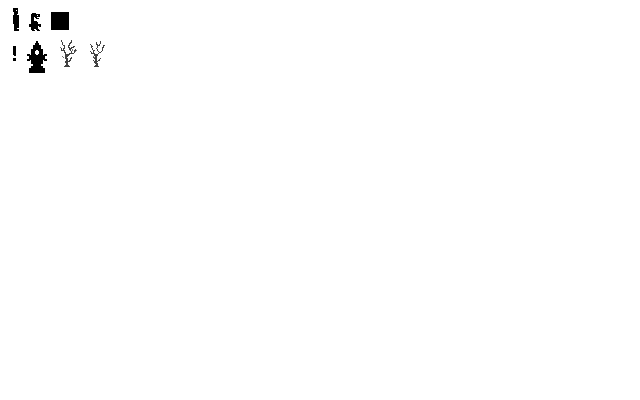
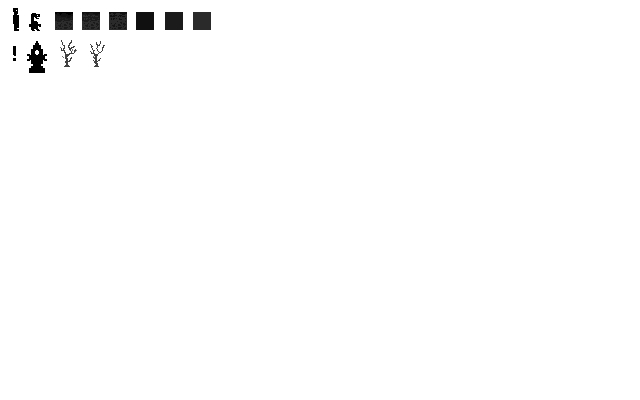
Revision of a layered 640×400 image; what changed, layer by layer:
painted on "Layer" over [51, 12, 211, 30]
